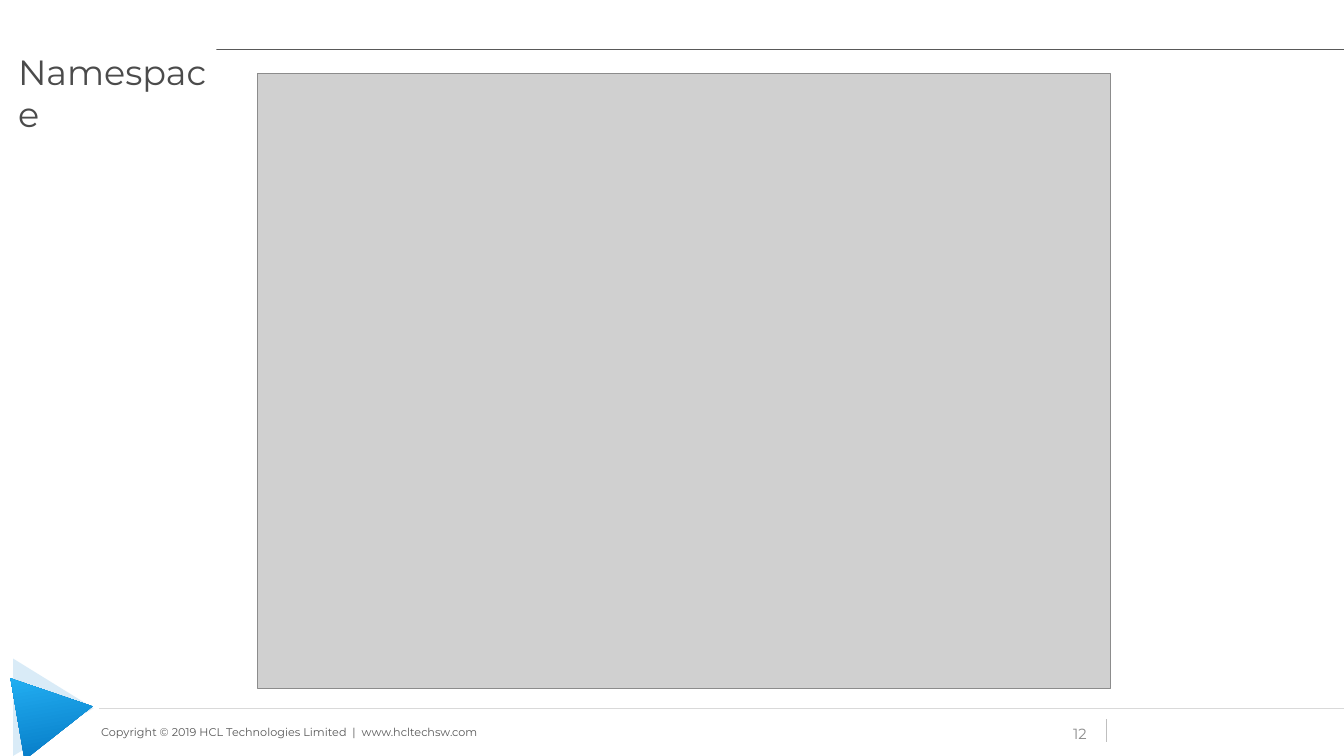
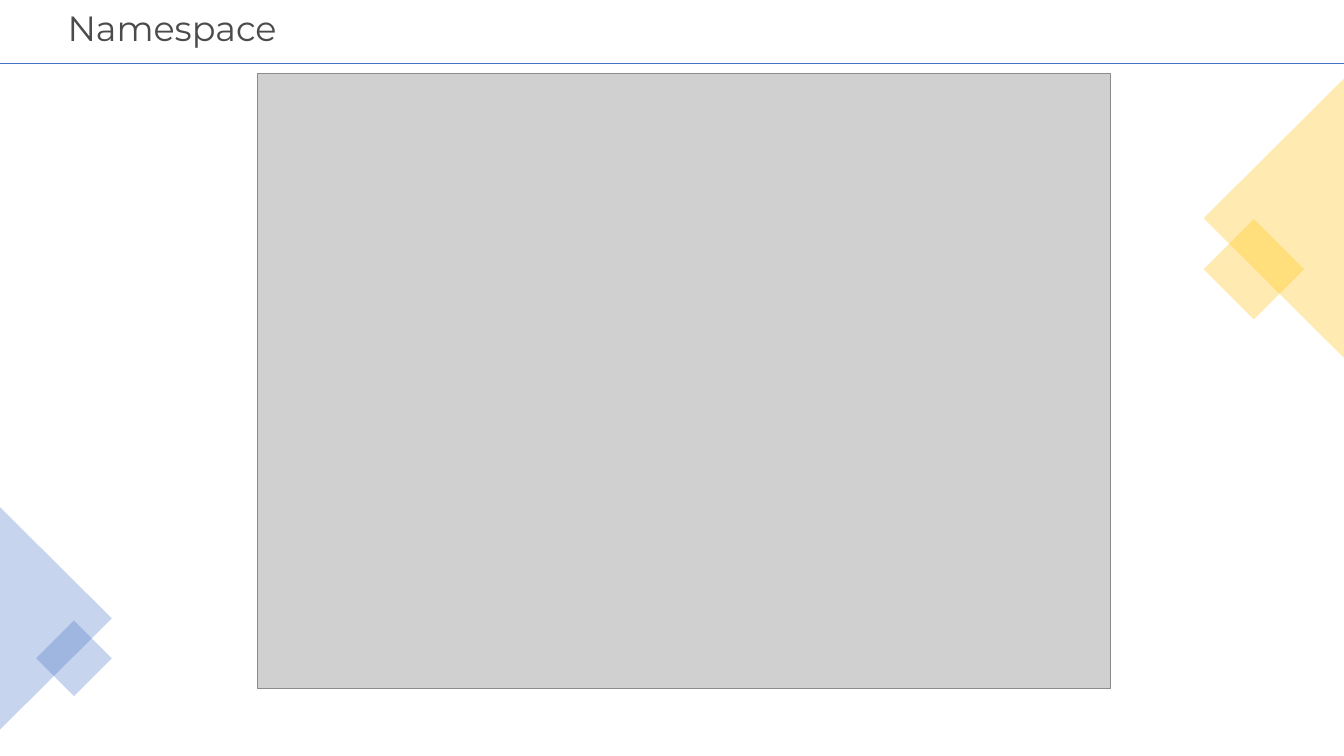
Before and after one commit to learning-zone/docker-and-kubernetes-basics, a slide deck: slide 12 of kubernetes-workshop-files/Kubernetes_Workshop.pptx. Drawn at 1344x756 pixels with LibreOffice and Linux fonts; fonts in the diff are those of the drawing; grey boxes stand for pictures; background and template pictures are left out. Boxes give left, top, right and bottom in pixels: in the first picture for what was removed or moved away, otherwise in the second. Text is boxed around its words. In the diff, an @@ line names an element or a change of style, - is before the commit and + after.

```diff
--- a/kubernetes-workshop-files/Kubernetes_Workshop.pptx
+++ b/kubernetes-workshop-files/Kubernetes_Workshop.pptx
@@ title "Namespace": place and size @@
-title "Namespace" at [8,4,217,74]
+title "Namespace" at [68,16,277,48]
@@ title "Namespace" at [68,16,277,48]: line spacing 1 to 0.9; vertical alignment top to middle @@
@@ line removed from (29, 49) to (1344, 49) @@
@@ line added from (0, 64) to (1344, 64), #4472C4 0.5 pt @@
@@ triangle added at [1204,79,1344,358], fill #FFC000 at 30% opacity @@
@@ rectangle added at [1204,219,1305,320], fill #FFC000 at 30% opacity @@
@@ triangle added at [0,507,112,730], fill #4472C4 at 30% opacity @@
@@ rectangle added at [36,620,112,696], fill #4472C4 at 30% opacity @@
@@ triangle removed at [14,659,94,756] @@
@@ triangle removed at [11,665,100,756] @@
@@ line removed from (100, 709) to (1344, 709) @@
@@ line removed from (1107, 719) to (1107, 742) @@
@@ text removed at [101,728,478,738] @@
-Copyright © 2019 HCL Technologies Limited | www.hcltechsw.com
@@ page number removed at [1073,729,1087,739] @@
-12
```
Also in this commit, not shown: 19 other slides changed, 1 slide added.
